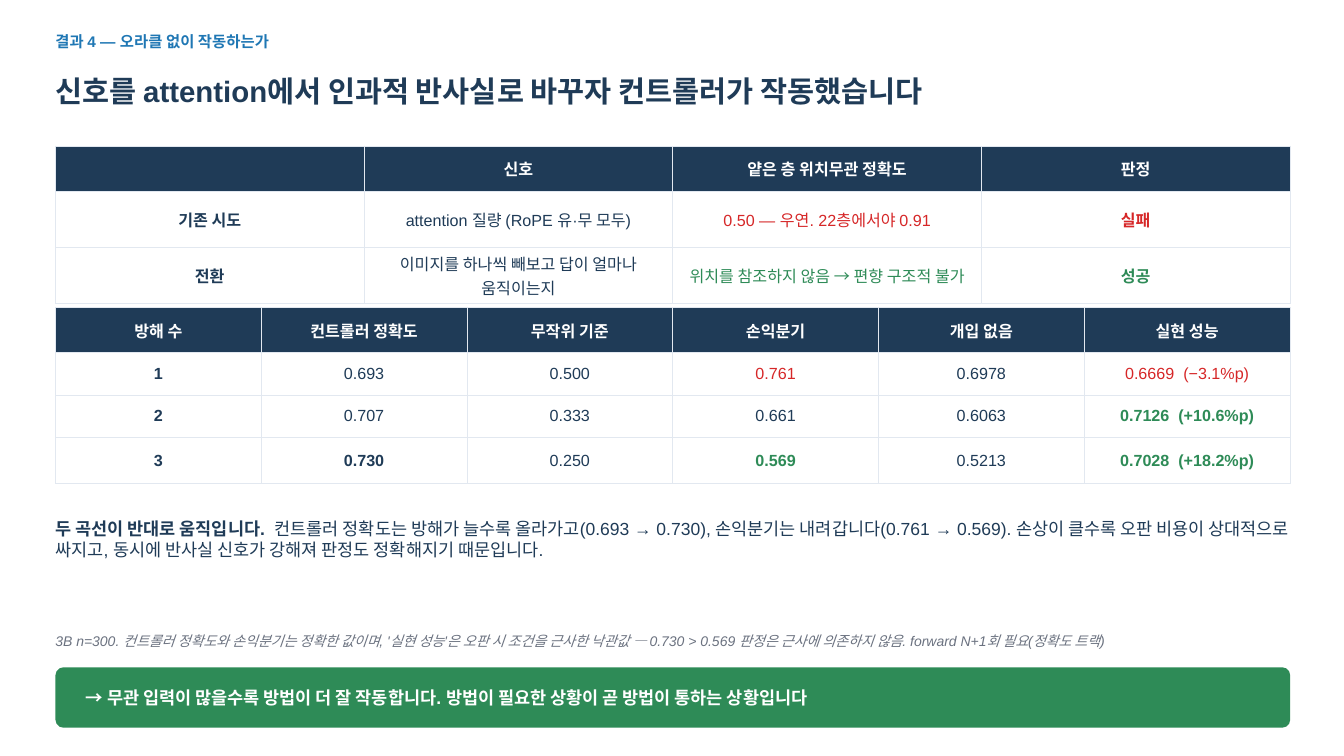
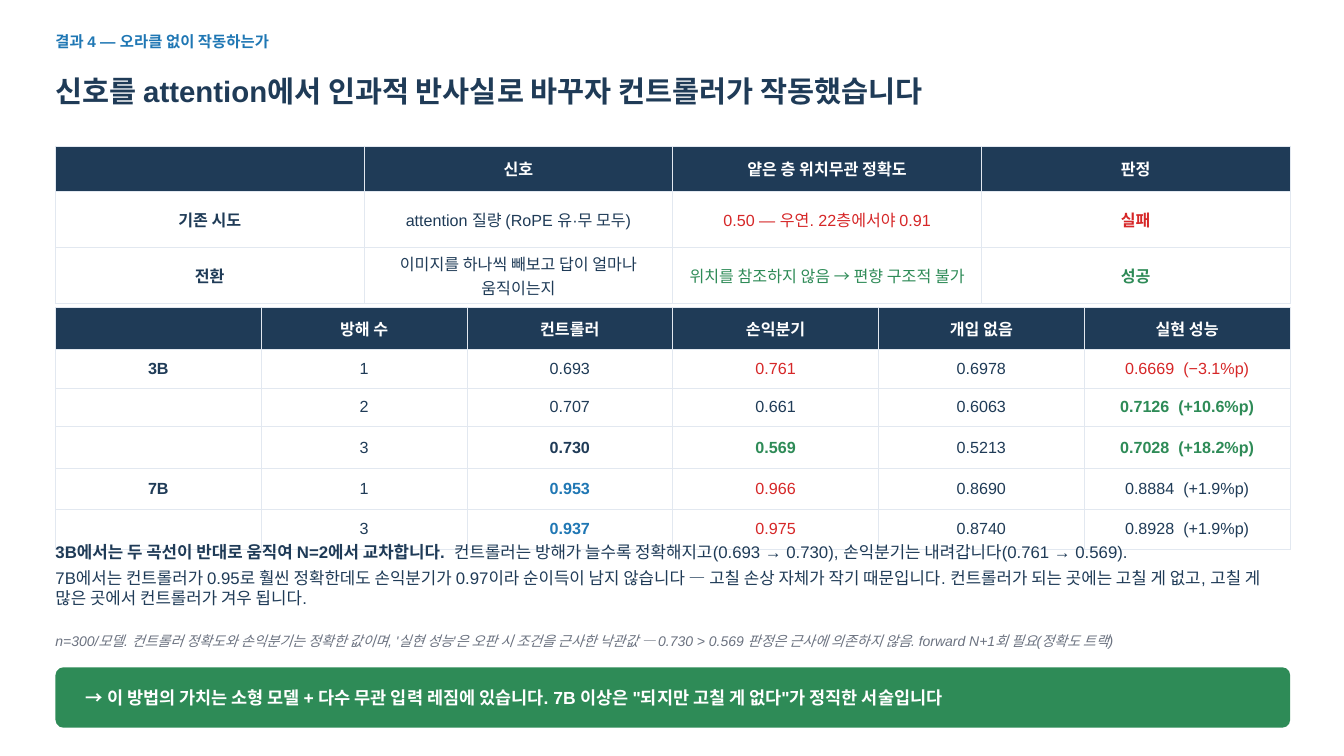
Before and after one commit to hsmai/Source-Depth, a slide deck: slide 7 of meeting/SourceDepth_meeting_v5.pptx. Drawn at 1344x756 pixels with LibreOffice and Linux fonts; fonts in the diff are those of the drawing. Boxes give left, top, right and bottom in pixels: in the first picture for what was removed or moved away, otherwise in the second. Text is boxed around its words. In the diff, an @@ line names an element or a change of style, - is before the commit and + after.

```diff
--- a/meeting/SourceDepth_meeting_v5.pptx
+++ b/meeting/SourceDepth_meeting_v5.pptx
@@ table at <box>55,308,1290,542</box> @@
-row 1: 방해 수 | 컨트롤러 정확도 | 무작위 기준 | 손익분기 | 개입 없음 | 실현 성능
-row 2: 1 | 0.693 | 0.500 | 0.761 | 0.6978 | 0.6669 (−3.1%p)
-row 3: 2 | 0.707 | 0.333 | 0.661 | 0.6063 | 0.7126 (+10.6%p)
-row 4: 3 | 0.730 | 0.250 | 0.569 | 0.5213 | 0.7028 (+18.2%p)
+row 1:  | 방해 수 | 컨트롤러 | 손익분기 | 개입 없음 | 실현 성능
+row 2: 3B | 1 | 0.693 | 0.761 | 0.6978 | 0.6669 (−3.1%p)
+row 3:  | 2 | 0.707 | 0.661 | 0.6063 | 0.7126 (+10.6%p)
+row 4:  | 3 | 0.730 | 0.569 | 0.5213 | 0.7028 (+18.2%p)
+row 5: 7B | 1 | 0.953 | 0.966 | 0.8690 | 0.8884 (+1.9%p)
+row 6:  | 3 | 0.937 | 0.975 | 0.8740 | 0.8928 (+1.9%p)
@@ text at <box>55,543,1260,606</box>: text changed; size 12.5 to 12 pt @@
-두 곡선이 반대로 움직입니다. 컨트롤러 정확도는 방해가 늘수록 올라가고(0.693 → 0.730), 손익분기는 내려갑니다(0.761 → 0.569). 손상이 클수록 오판 비용이 상대적으로 싸지고, 동시에 반사실 신호가 강해져 판정도 정확해지기 때문입니다.
+3B에서는 두 곡선이 반대로 움직여 N=2에서 교차합니다. 컨트롤러는 방해가 늘수록 정확해지고(0.693 → 0.730), 손익분기는 내려갑니다(0.761 → 0.569).
+7B에서는 컨트롤러가 0.95로 훨씬 정확한데도 손익분기가 0.97이라 순이득이 남지 않습니다 — 고칠 손상 자체가 작기 때문입니다. 컨트롤러가 되는 곳에는 고칠 게 없고, 고칠 게 많은 곳에서 컨트롤러가 겨우 됩니다.
@@ text at <box>55,634,1109,649</box>: text changed @@
-3B n=300. 컨트롤러 정확도와 손익분기는 정확한 값이며, '실현 성능'은 오판 시 조건을 근사한 낙관값 — 0.730 > 0.569 판정은 근사에 의존하지 않음. forward N+1회 필요(정확도 트랙)
+n=300/모델. 컨트롤러 정확도와 손익분기는 정확한 값이며, '실현 성능'은 오판 시 조건을 근사한 낙관값 — 0.730 > 0.569 판정은 근사에 의존하지 않음. forward N+1회 필요(정확도 트랙)
@@ text at <box>107,689,942,706</box>: text changed @@
-→ 무관 입력이 많을수록 방법이 더 잘 작동합니다. 방법이 필요한 상황이 곧 방법이 통하는 상황입니다
+→ 이 방법의 가치는 소형 모델 + 다수 무관 입력 레짐에 있습니다. 7B 이상은 "되지만 고칠 게 없다"가 정직한 서술입니다
```
Also in this commit, not shown: 4 other files.
